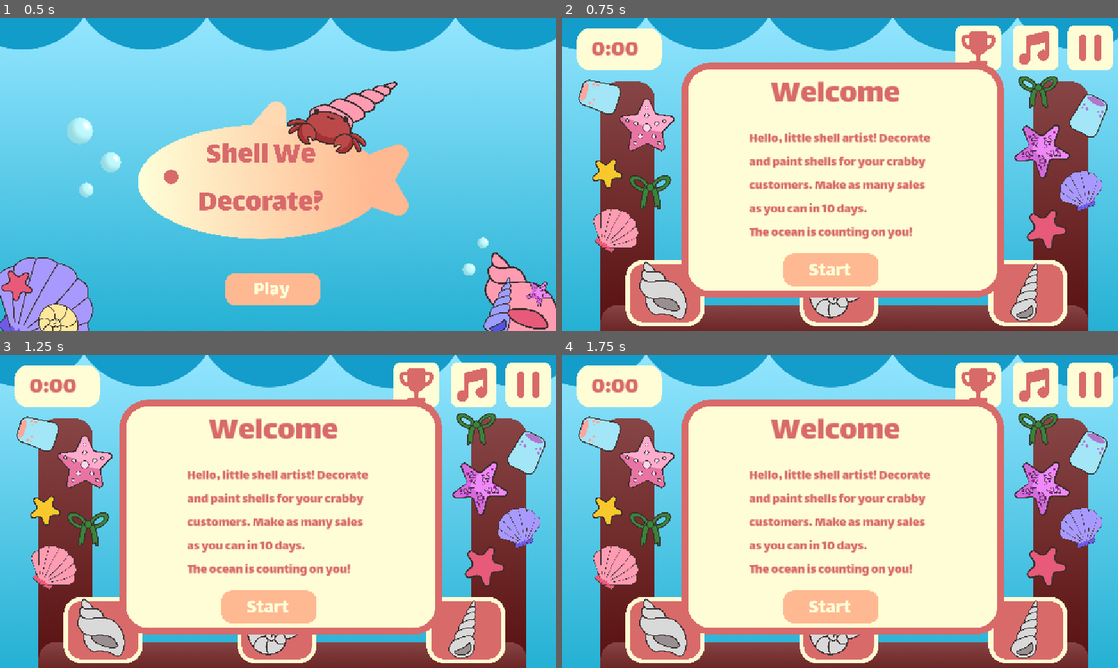
Above: before the commit, frames 1-4 (two rows, left to right).
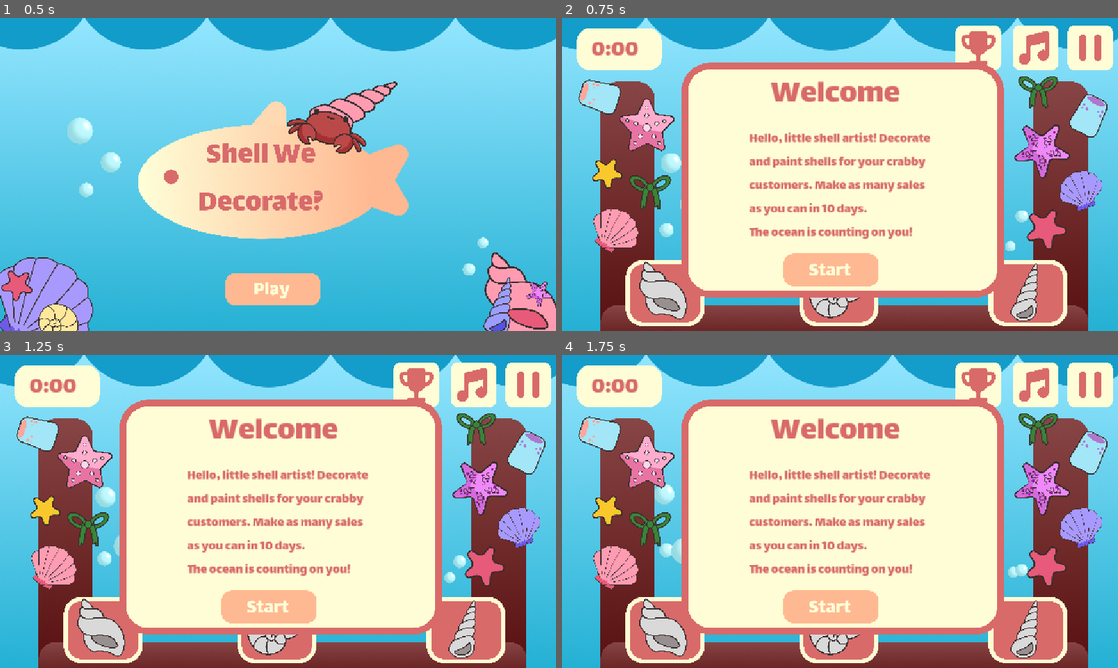
Above: after the commit, the same moments.

Repository: vishyyyyyyyyy/shell-we-decorate
Game: Godot game, scene res://scenes/menu.tscn
Same seed, same stepped clock (60 frames per second), same inputs: the game is played once before the commit and once after it.
Inputs (mouse positions are in pixels of both pictures, inside the frame that each line leads up to):
- Up to frame 1 (0.5 s): no input
- Up to frame 2 (0.75 s): tap Enter at 0.5 s; move the mouse to (834, 287) at 0.52 s; hold Right from 0.53 s (still down); tap Alt at 0.6 s; click (834, 287) at 0.67 s
- Up to frame 3 (1.25 s): keep holding Right
- Up to frame 4 (1.75 s): move the mouse to (662, 630) at 1.27 s; release Right at 1.28 s; hold Down from 1.28 s (still down); tap Shift at 1.35 s; click (662, 630) at 1.42 s

Frame 1 is identical in both runs. In frame 2, 0.4% of the frame differs, in the area x 17-84%, y 43-75%; in frame 3, 0.5%; in frame 4, 0.5%, in the area x 16-84%, y 41-72%.

Commit message:
special crab events

Diff:
--- a/new-game-project/scenes/game.tscn
+++ b/new-game-project/scenes/game.tscn
@@ -1,11 +1,13 @@
-[gd_scene load_steps=91 format=3 uid="uid://cv2qwtrm4jmin"]
+[gd_scene load_steps=97 format=3 uid="uid://cv2qwtrm4jmin"]
 
 [ext_resource type="Script" uid="uid://buswxx3owarpg" path="res://scripts/game.gd" id="1_264po"]
 [ext_resource type="Texture2D" uid="uid://m5atieeely02" path="res://images/Rectangle 2.png" id="2_1kice"]
 [ext_resource type="Texture2D" uid="uid://cmgo0k8381xke" path="res://images/crab (1).png" id="3_5newe"]
 [ext_resource type="Texture2D" uid="uid://qyptooa6c08a" path="res://images/crab (2).png" id="4_37s47"]
 [ext_resource type="Texture2D" uid="uid://c1pa2pjeot1vw" path="res://images/crab.png" id="5_bt5mj"]
+[ext_resource type="Texture2D" uid="uid://cv1yr7pv1n0nm" path="res://images/rich crab.png" id="5_o8oq8"]
 [ext_resource type="Texture2D" uid="uid://c1py1bsflsno2" path="res://images/Group 2.png" id="6_e1j6l"]
+[ext_resource type="Texture2D" uid="uid://b3ok4hjqy5t8a" path="res://images/robber crab.png" id="6_sxt1d"]
 [ext_resource type="Texture2D" uid="uid://ch5mqt77wkcfi" path="res://images/sad.png" id="6_twgab"]
 [ext_resource type="Texture2D" uid="uid://c2vtkocc826il" path="res://images/Group 3 (2).png" id="7_pl11u"]
 [ext_resource type="Texture2D" uid="uid://coxf5g15x4osl" path="res://images/Rectangle 14.png" id="8_bhx41"]
@@ -69,6 +71,7 @@
 [ext_resource type="Script" uid="uid://cahiivv1cwelr" path="res://scripts/close_achievement.gd" id="57_uxocx"]
 [ext_resource type="Texture2D" uid="uid://wg6xjhh3ikx8" path="res://images/achievment popup.png" id="58_weeiq"]
 [ext_resource type="AudioStream" uid="uid://cb1b1a2glkk5u" path="res://music.mp3" id="59_n8ral"]
+[ext_resource type="Texture2D" uid="uid://dk0024h6o14ms" path="res://images/bubble.png" id="72_sxt1d"]
 
 [sub_resource type="Animation" id="Animation_gxtfn"]
 length = 0.001
@@ -1263,16 +1266,152 @@
 [sub_resource type="RectangleShape2D" id="RectangleShape2D_8ool0"]
 size = Vector2(149, 122)
 
+[sub_resource type="Animation" id="Animation_2iuns"]
+length = 0.001
+tracks/0/type = "value"
+tracks/0/imported = false
+tracks/0/enabled = true
+tracks/0/path = NodePath("bubbles/Bubble:position")
+tracks/0/interp = 1
+tracks/0/loop_wrap = true
+tracks/0/keys = {
+"times": PackedFloat32Array(0),
+"transitions": PackedFloat32Array(1),
+"update": 0,
+"values": [Vector2(216, 440)]
+}
+tracks/1/type = "value"
+tracks/1/imported = false
+tracks/1/enabled = true
+tracks/1/path = NodePath("bubbles/Bubble3:position")
+tracks/1/interp = 1
+tracks/1/loop_wrap = true
+tracks/1/keys = {
+"times": PackedFloat32Array(0),
+"transitions": PackedFloat32Array(1),
+"update": 0,
+"values": [Vector2(272, 384)]
+}
+tracks/2/type = "value"
+tracks/2/imported = false
+tracks/2/enabled = true
+tracks/2/path = NodePath("bubbles/Bubble2:position")
+tracks/2/interp = 1
+tracks/2/loop_wrap = true
+tracks/2/keys = {
+"times": PackedFloat32Array(0),
+"transitions": PackedFloat32Array(1),
+"update": 0,
+"values": [Vector2(226, 300)]
+}
+tracks/3/type = "value"
+tracks/3/imported = false
+tracks/3/enabled = true
+tracks/3/path = NodePath("bubbles/Bubble5:position")
+tracks/3/interp = 1
+tracks/3/loop_wrap = true
+tracks/3/keys = {
+"times": PackedFloat32Array(0),
+"transitions": PackedFloat32Array(1),
+"update": 0,
+"values": [Vector2(928, 473)]
+}
+tracks/4/type = "value"
+tracks/4/imported = false
+tracks/4/enabled = true
+tracks/4/path = NodePath("bubbles/Bubble4:position")
+tracks/4/interp = 1
+tracks/4/loop_wrap = true
+tracks/4/keys = {
+"times": PackedFloat32Array(0),
+"transitions": PackedFloat32Array(1),
+"update": 0,
+"values": [Vector2(952, 408)]
+}
+
+[sub_resource type="Animation" id="Animation_7gkqi"]
+resource_name = "float"
+length = 8.0
+loop_mode = 1
+tracks/0/type = "value"
+tracks/0/imported = false
+tracks/0/enabled = true
+tracks/0/path = NodePath("bubbles/Bubble:position")
+tracks/0/interp = 1
+tracks/0/loop_wrap = true
+tracks/0/keys = {
+"times": PackedFloat32Array(0, 2, 4, 6, 8),
+"transitions": PackedFloat32Array(1, 1, 1, 1, 1),
+"update": 0,
+"values": [Vector2(216, 440), Vector2(216, 371), Vector2(240, 428.322), Vector2(216, 371), Vector2(216, 440)]
+}
+tracks/1/type = "value"
+tracks/1/imported = false
+tracks/1/enabled = true
+tracks/1/path = NodePath("bubbles/Bubble2:position")
+tracks/1/interp = 1
+tracks/1/loop_wrap = true
+tracks/1/keys = {
+"times": PackedFloat32Array(0, 2, 4, 6, 8),
+"transitions": PackedFloat32Array(1, 1, 1, 1, 1),
+"update": 0,
+"values": [Vector2(226, 300), Vector2(198, 276), Vector2(223.004, 316.034), Vector2(222, 268), Vector2(226, 300)]
+}
+tracks/2/type = "value"
+tracks/2/imported = false
+tracks/2/enabled = true
+tracks/2/path = NodePath("bubbles/Bubble3:position")
+tracks/2/interp = 1
+tracks/2/loop_wrap = true
+tracks/2/keys = {
+"times": PackedFloat32Array(0, 2, 4, 6, 8),
+"transitions": PackedFloat32Array(1, 1, 1, 1, 1),
+"update": 0,
+"values": [Vector2(272, 384), Vector2(236, 424), Vector2(261.004, 368.067), Vector2(292, 304), Vector2(272, 384)]
+}
+tracks/3/type = "value"
+tracks/3/imported = false
+tracks/3/enabled = true
+tracks/3/path = NodePath("bubbles/Bubble4:position")
+tracks/3/interp = 1
+tracks/3/loop_wrap = true
+tracks/3/keys = {
+"times": PackedFloat32Array(0, 2, 4, 6, 8),
+"transitions": PackedFloat32Array(1, 1, 1, 1, 1),
+"update": 0,
+"values": [Vector2(952, 408), Vector2(950.978, 478.031), Vector2(951.235, 460.45), Vector2(950.978, 478.031), Vector2(952, 408)]
+}
+tracks/4/type = "value"
+tracks/4/imported = false
+tracks/4/enabled = true
+tracks/4/path = NodePath("bubbles/Bubble5:position")
+tracks/4/interp = 1
+tracks/4/loop_wrap = true
+tracks/4/keys = {
+"times": PackedFloat32Array(0, 2, 4, 6, 8),
+"transitions": PackedFloat32Array(1, 1, 1, 1, 1),
+"update": 0,
+"values": [Vector2(928, 473), Vector2(940, 427), Vector2(912.987, 414.548), Vector2(940, 427), Vector2(928, 473)]
+}
+
+[sub_resource type="AnimationLibrary" id="AnimationLibrary_753oq"]
+_data = {
+&"RESET": SubResource("Animation_2iuns"),
+&"float": SubResource("Animation_7gkqi")
+}
+
 [node name="Node2D" type="Node2D"]
 script = ExtResource("1_264po")
 crab_textures = Array[Texture2D]([ExtResource("4_37s47"), ExtResource("5_bt5mj"), ExtResource("3_5newe")])
+special_crab_textures = Array[Texture2D]([ExtResource("5_o8oq8"), ExtResource("6_sxt1d")])
 happy = ExtResource("35_gxtfn")
 sad = ExtResource("6_twgab")
 
 [node name="background" type="Sprite2D" parent="."]
-position = Vector2(574, 339)
+position = Vector2(577, 339)
 scale = Vector2(0.586491, 0.586491)
 texture = ExtResource("2_1kice")
+metadata/_edit_lock_ = true
 
 [node name="wave" type="Sprite2D" parent="."]
 modulate = Color(0.121569, 0.678431, 0.819608, 1)
@@ -3093,6 +3232,37 @@
 [node name="AudioStreamPlayer" type="AudioStreamPlayer" parent="."]
 stream = ExtResource("59_n8ral")
 volume_db = -10.0
+
+[node name="bubbles" type="AnimationPlayer" parent="."]
+libraries = {
+&"": SubResource("AnimationLibrary_753oq")
+}
+autoplay = "float"
+
+[node name="Bubble" type="Sprite2D" parent="bubbles"]
+position = Vector2(216, 440)
+scale = Vector2(0.178144, 0.178144)
+texture = ExtResource("72_sxt1d")
+
+[node name="Bubble3" type="Sprite2D" parent="bubbles"]
+position = Vector2(272, 384)
+scale = Vector2(0.323511, 0.323512)
+texture = ExtResource("72_sxt1d")
+
+[node name="Bubble2" type="Sprite2D" parent="bubbles"]
+position = Vector2(226, 300)
+scale = Vector2(0.250745, 0.250745)
+texture = ExtResource("72_sxt1d")
+
+[node name="Bubble5" type="Sprite2D" parent="bubbles"]
+position = Vector2(928, 473)
+scale = Vector2(0.134744, 0.134744)
+texture = ExtResource("72_sxt1d")
+
+[node name="Bubble4" type="Sprite2D" parent="bubbles"]
+position = Vector2(952, 408)
+scale = Vector2(0.155312, 0.155312)
+texture = ExtResource("72_sxt1d")
 
 [connection signal="input_event" from="music" to="music" method="_on_input_event"]
 [connection signal="mouse_entered" from="music" to="music" method="_on_mouse_entered"]
--- a/new-game-project/scripts/game.gd
+++ b/new-game-project/scripts/game.gd
@@ -9,9 +9,7 @@
 var order_failed := false
 
 var selected_shell_id := 0
-
 var selected_color = "none"
-
 var selected_stars := 0
 var selected_barnacle := 0
 var selected_bow := 0
@@ -19,6 +17,7 @@
 @onready var timerlabel = $timerlabel
 
 @export var crab_textures: Array[Texture2D]
+@export var special_crab_textures: Array[Texture2D]
 @onready var crab_sprite: Sprite2D = $Crab/Crab
 
 @onready var face: Sprite2D = $orderrequest/face
@@ -45,7 +44,6 @@
 }
 
 var selecting_extras := false
-
 var stars = 0
 var barnacle = 0
 var bow = 0
@@ -61,6 +59,8 @@
 
 var fail_counter = 0
 
+var rich_crab = false
+var robber_crab = false
 
 
 func _ready() -> void:
@@ -77,7 +77,6 @@
 	$stand/customizepanel.barnacle_selected.connect(_on_barnacle_selected)
 	$stand/customizepanel.bow_selected.connect(_on_bow_selected)
 
-
 func _process(delta: float) -> void:
 	if not day_active:
 		return
@@ -107,9 +106,10 @@
 
 
 func on_crab_finished():
+	rich_crab = false
+	robber_crab = false
 	current_order["shape"] = ""
 	current_order["color"] = "none"
-
 	selected_shell_id = -1
 	selected_color = "none"
 	selected_barnacle = 0
@@ -146,7 +146,6 @@
 		spawn_crab()
 
 
-
 func end_day():
 	day_active = false
 	crab_present=false
@@ -208,7 +207,6 @@
 	$"end day/panelselect/CollisionShape2D5".disabled=false
 	$"end day/panelselect/CollisionShape2D6".disabled=false
 
-
 	#shop upgrades disable/enable!
 	$"end day/panelselect/CollisionShape2D".disabled = Global.upgrades["purple"]
 	$"end day/panelselect/CollisionShape2D2".disabled = Global.upgrades["yellow"]
@@ -216,7 +214,6 @@
 	$"end day/panelselect/CollisionShape2D4".disabled = Global.upgrades["barnacle"]
 	$"end day/panelselect/CollisionShape2D5".disabled = Global.upgrades["starfish"]
 	$"end day/panelselect/CollisionShape2D6".disabled = Global.upgrades["bow"]
-
 
 
 func new_day():
@@ -269,9 +266,48 @@
 	crab_present = true
 	order_completed = false
 	$Crab/Crab.visible = true
-	crab_sprite.texture = crab_textures.pick_random()
+	var crab_event = [0,0,0,0,0,0,1]
+	if crab_event.pick_random() == 0:
+		crab_sprite.texture = crab_textures.pick_random()
+		await $AnimationPlayer.animation_finished
+		crab_order()
+	else:
+		var index = randi() % special_crab_textures.size()
+		crab_sprite.texture = special_crab_textures[index]
+		if index == 0:
+			print("rich crab")
+			rich_crab = true
+			await $AnimationPlayer.animation_finished
+			crab_order()
+		else:
+			print("robber crab")
+			robber_crab = true
+			robber_crab_shenanigans()
+			#steal few pearls
+
+func robber_crab_shenanigans():
+	var actions = ["steal pearls"] #["steal pearls", "steal extras"]
+	$orderrequest/orderbubble.visible= true
+	if actions.pick_random() == "steal pearls":
+		$orderrequest/pearls.visible= true
+		$orderrequest/Pearl.visible= true
+		Global.daily_shells -= 25
+		$orderrequest/pearls.text = "-25"
+		await get_tree().create_timer(2).timeout
+	#else:
+		#var extra = ["color", "star", "barnacle", "bow"]
+		#if extra.pick_random() == "color":
+			#var color = build_color_pool().pick_random()
+			#if color != "none":
+				#
+	$orderrequest/pearls.visible= false
+	$orderrequest/Pearl.visible= false
+	$orderrequest/orderbubble.visible= false
+	$AnimationPlayer.play("crableave")
+	play_leave_extra_anim()
 	await $AnimationPlayer.animation_finished
-	crab_order()
+	await $AnimationPlayer2.animation_finished
+	on_crab_finished()
 
 var safelock_total_extras
 
@@ -501,14 +537,11 @@
 			$stand/customizepanel/Ribbon.visible = Global.upgrades["bow"]
 
 		else:
-			print("test 1")
 			$stand/customizepanel.selecting_color = true
 			$stand/customizepanel/purplecoll.disabled = not Global.upgrades["purple"]
 			$stand/customizepanel/yellowcoll.disabled = not Global.upgrades["yellow"]
 			$stand/customizepanel/pinkcoll.disabled = not Global.upgrades["pink"]
 
-
-			#reset_ui()
 			#show the color panlelll
 			purplepanel.visible = Global.upgrades["purple"]
 			yellowpanel.visible = Global.upgrades["yellow"]
@@ -519,7 +552,6 @@
 	$stand/customizepanel/purplecoll.disabled = true
 	$stand/customizepanel/yellowcoll.disabled = true
 	$stand/customizepanel/pinkcoll.disabled = true
-
 
 	selected_color = color
 	apply_color()
@@ -595,7 +627,6 @@
 		print("checking order from banracles")
 		check_order()
 
-
 func _on_bow_selected(enabled):
 	total_extras -=1
 	selected_bow = true
@@ -623,7 +654,6 @@
 	$stand/customizepanel/panel/customizeshell1.visible = true
 	$stand/customizepanel/panel2/customizeshell2.visible = true
 	$stand/customizepanel/panel3/customizeshell3.visible = true
-
 
 func apply_color():
 	for i in range(shells.size()):
@@ -721,8 +751,12 @@
 
 			$orderrequest/pearls.visible=true
 			$orderrequest/Pearl.visible=true
-			Global.daily_pearls += 5
-			$orderrequest/pearls.text = "5"
+			if rich_crab == true:
+				Global.daily_pearls += 30
+				$orderrequest/pearls.text = "30"
+			else:
+				Global.daily_pearls += 5
+				$orderrequest/pearls.text = "5"
 			order_failed = false
 		else:
 			Global.streak +=1
@@ -754,8 +788,12 @@
 			$orderrequest/pearls.visible=true
 			$orderrequest/Pearl.visible=true
 			face.visible = false
-			Global.daily_pearls += 10
-			$orderrequest/pearls.text = "10"
+			if rich_crab == true:
+				Global.daily_pearls += 60
+				$orderrequest/pearls.text = "60"
+			else:
+				Global.daily_pearls += 10
+				$orderrequest/pearls.text = "10"
 		Global.crabsales +=1
 		selected_barnacle = 0
 		selected_bow = 0
@@ -852,7 +890,6 @@
 		pass
 
 
-
 func hide_order_request():
 	$orderrequest/ordershell3.visible=false
 	$orderrequest/ordershell2.visible=false
